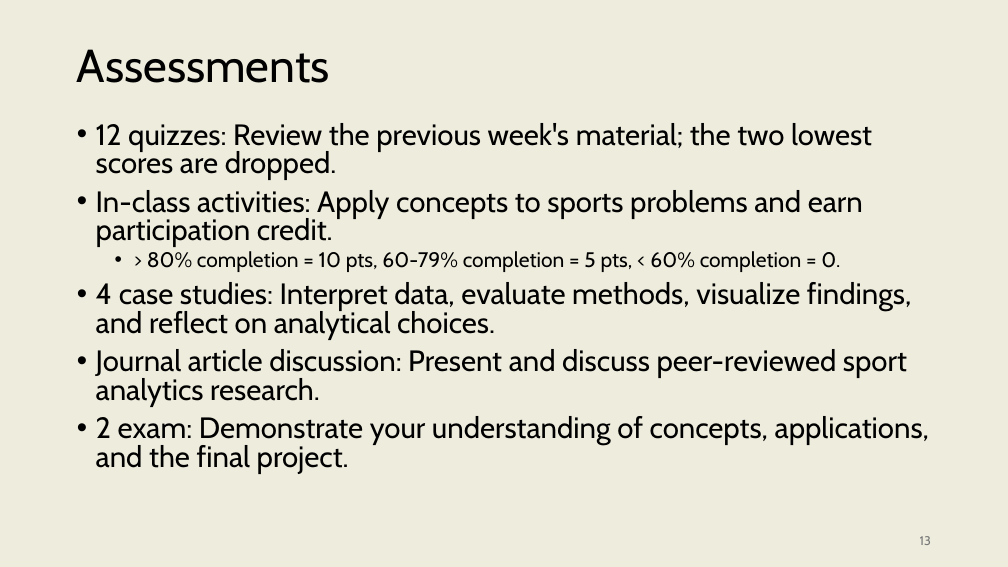
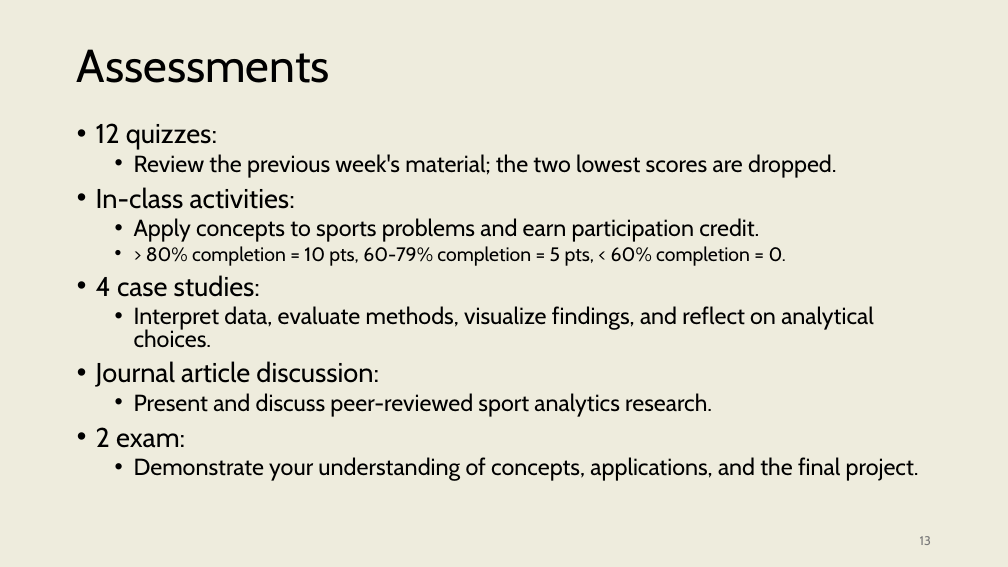
Before and after one commit to onishisaryu/HES-3000-Sports-Data-Analytics, a slide deck: slide 13 of pptx/Lecture0.pptx. Drawn at 1008x567 pixels with LibreOffice and Linux fonts; fonts in the diff are those of the drawing. Boxes give left, top, right and bottom in pixels: in the first picture for what was removed or moved away, otherwise in the second. Text is boxed around its words. In the diff, an @@ line names an element or a change of style, - is before the commit and + after.

Commit message:
pptx updates

```diff
--- a/pptx/Lecture0.pptx
+++ b/pptx/Lecture0.pptx
@@ text at (96, 123, 836, 242): text changed; size 28 to 22.2 pt @@
-• 12 quizzes: Review the previous week's material; the two lowest scores are dropped.
-• In-class activities: Apply concepts to sports problems and earn participation credit.
+• 12 quizzes:
+  • Review the previous week's material; the two lowest scores are dropped.
+• In-class activities:
+  • Apply concepts to sports problems and earn participation credit.
@@ text at (146, 246, 786, 266): size 20 to 18.5 pt in "> 80% completion = 10 pts, 60-79% ..." @@
@@ text at (96, 275, 919, 481): text changed; size 28 to 22.2 pt @@
-• 4 case studies: Interpret data, evaluate methods, visualize findings, and reflect on analytical choices.
-• Journal article discussion: Present and discuss peer-reviewed sport analytics research.
-• 2 exam: Demonstrate your understanding of concepts, applications, and the final project.
+• 4 case studies:
+  • Interpret data, evaluate methods, visualize findings, and reflect on analytical choices.
+• Journal article discussion:
+  • Present and discuss peer-reviewed sport analytics research.
+• 2 exam:
+  • Demonstrate your understanding of concepts, applications, and the final project.
```
Also in this commit, not shown: 6 other slides changed, 5 other files.
